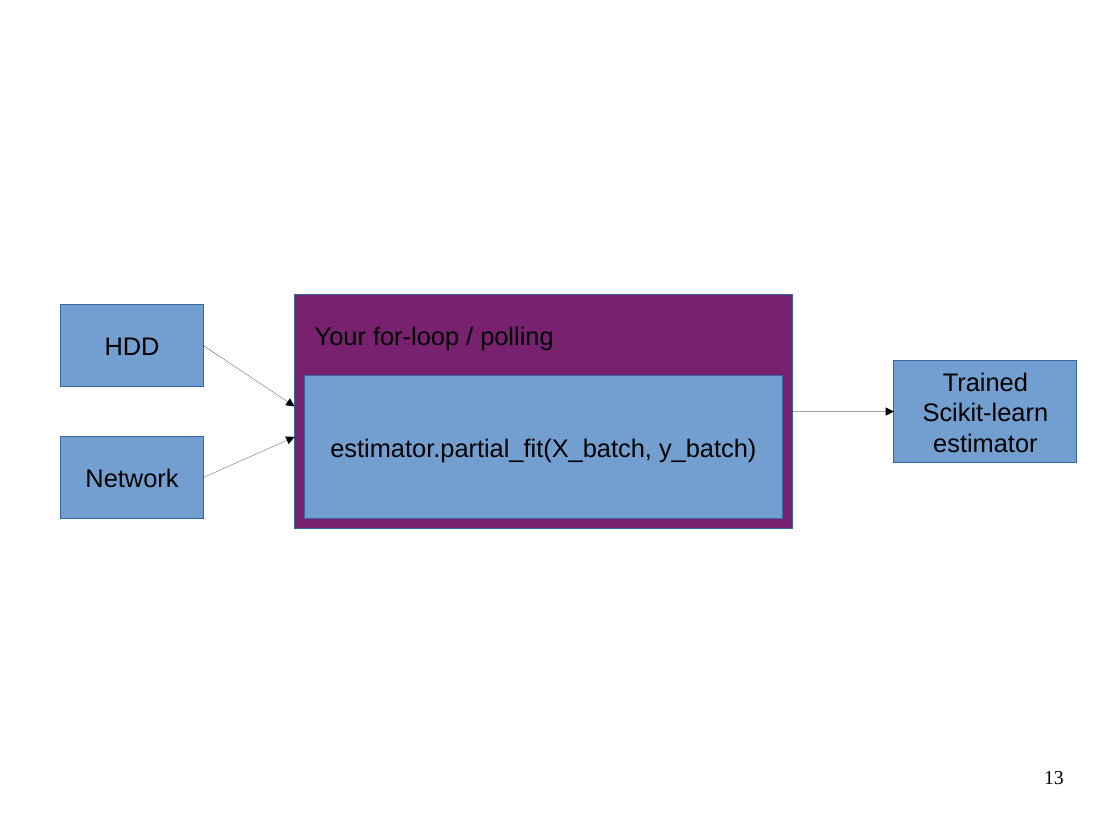
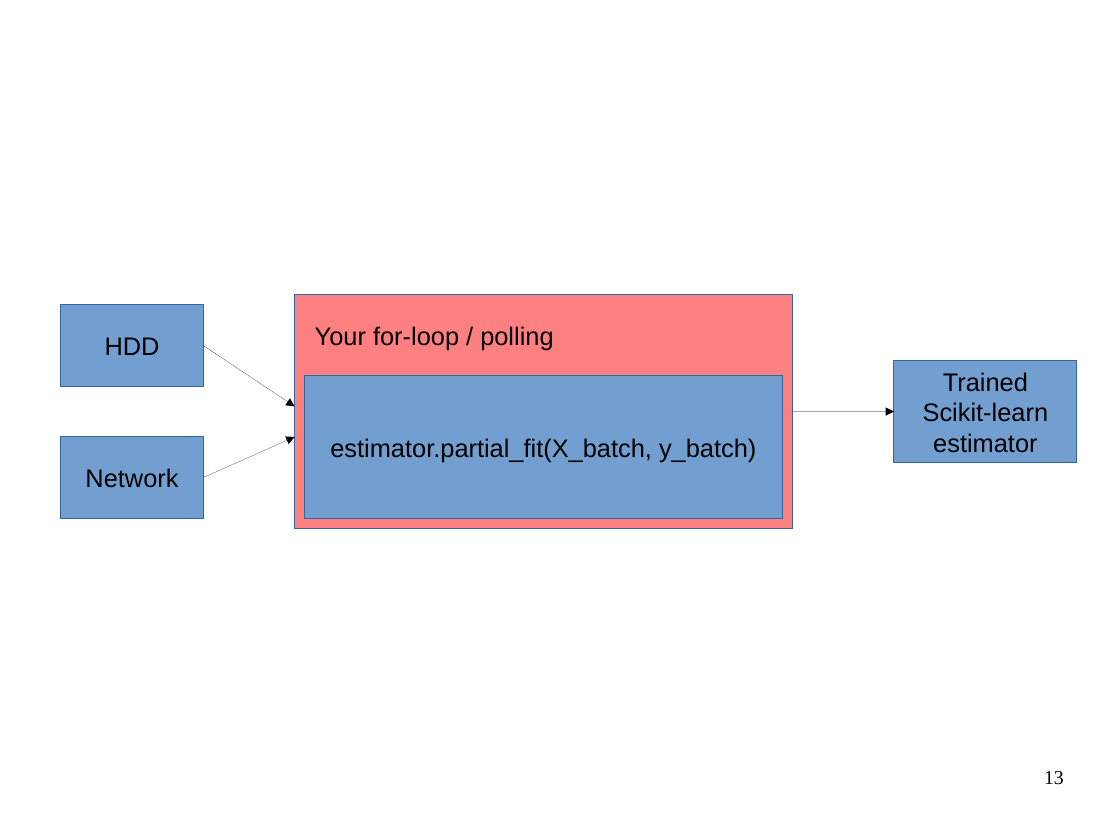
Before and after one commit to amueller/talks_odt, a slide deck: slide 13 of large-scale-non-linear-learning-pygotham-2015.odp. Drawn at 1120x840 pixels with LibreOffice and Linux fonts; fonts in the diff are those of the drawing. Boxes give left, top, right and bottom in pixels: in the first picture for what was removed or moved away, otherwise in the second. Text is boxed around its words. In the diff, an @@ line names an element or a change of style, - is before the commit and + after.

```diff
--- a/large-scale-non-linear-learning-pygotham-2015.odp
+++ b/large-scale-non-linear-learning-pygotham-2015.odp
@@ rectangle at [295, 295, 793, 528]: fill #77216F to #FF8080 @@
```
Also in this commit, not shown: 24 other slides changed, 1 other file.
